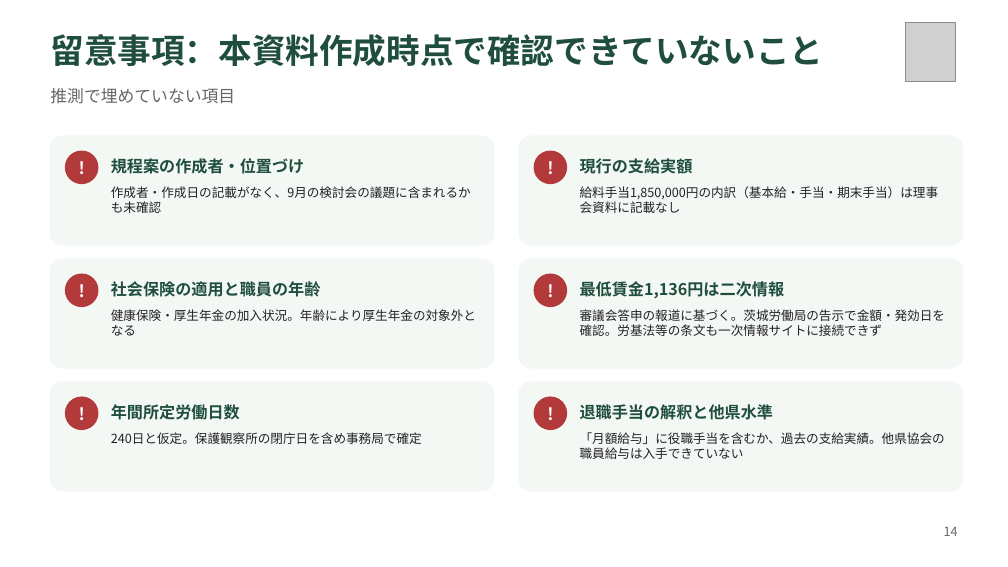
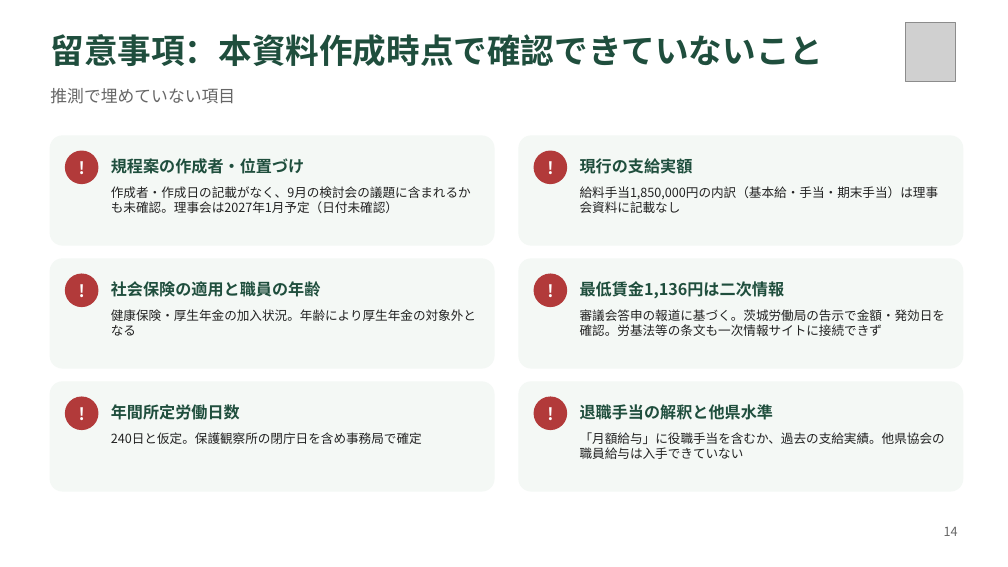
Before and after one commit to TakaS-JP/ClaudeGitHub, a slide deck: slide 14 of docs/ibaraki-kouseihogo/職員給与規程案_説明資料案_2026-09.pptx. Drawn at 1008x567 pixels with LibreOffice and Linux fonts; fonts in the diff are those of the drawing; grey boxes stand for pictures. Boxes give left, top, right and bottom in pixels: in the first picture for what was removed or moved away, otherwise in the second. Text is boxed around its words. In the diff, an @@ line names an element or a change of style, - is before the commit and + after.

```diff
--- a/docs/ibaraki-kouseihogo/職員給与規程案_説明資料案_2026-09.pptx
+++ b/docs/ibaraki-kouseihogo/職員給与規程案_説明資料案_2026-09.pptx
@@ text at (111,186,471,213): text changed @@
-作成者・作成日の記載がなく、9月の検討会の議題に含まれるかも未確認
+作成者・作成日の記載がなく、9月の検討会の議題に含まれるかも未確認。理事会は2027年1月予定（日付未確認）
```
Also in this commit, not shown: 6 other slides changed, 18 other files.
